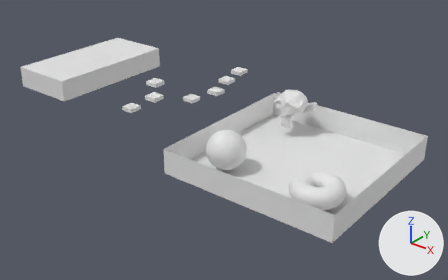
Before and after pictures for a commit that changed the Blender file blender/matura.blend.
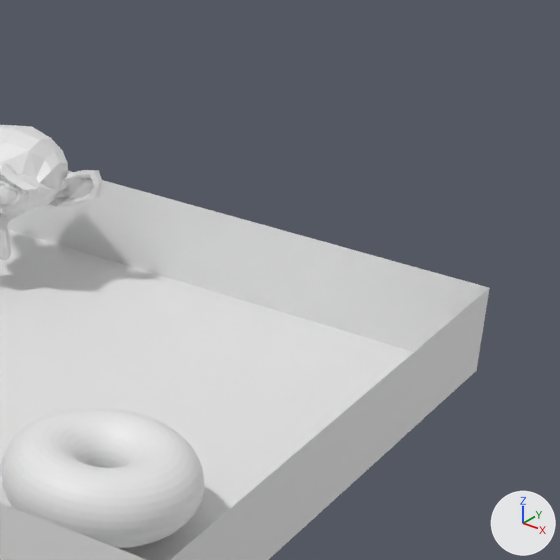
Each version is shown whole from a 50 mm lens placed at (242.0, -177.6, 110.5), pointed at (89.0, 13.6, -8.1), then close up on the part from 64% to 100% of the width and 19% to 76% of the height. Every picture has the same lights, and +X, +Y and +Z are marked at lower right. The older version's two pictures come first.

Before the edit, the objects in view are built like this:
```python
me_plane_007 = bpy.data.meshes.new('Plane.007')
me_plane_007.from_pydata([(100.0, 35.0, 10.0), (170.0, 35.0, 10.0), (100.0, 35.0, 0.0), (170.0, 35.0, 0.0)], [], [(0, 1, 3, 2)])
me_plane_011 = bpy.data.meshes.new('Plane.011')
me_plane_011.from_pydata([(100.0, -35.0, 0.0), (170.0, -35.0, 0.0), (100.0, 35.0, 0.0), (170.0, 35.0, 0.0)], [], [(0, 1, 3, 2)])
me_suzanne = bpy.data.meshes.new('Suzanne')
me_suzanne.from_pydata(...)  # 507 vertices, 500 faces; spans x 106.6..126.8, y 16.9..29.5, z 4.0..18.5
ob_plane_006 = bpy.data.objects.new('Plane.006', me_plane_007)
ob_plane_006.location = (0.0, 0.0, 0.0)
ob_plane_010 = bpy.data.objects.new('Plane.010', me_plane_011)
ob_plane_010.location = (0.0, 0.0, 0.0)
ob_suzanne = bpy.data.objects.new('Suzanne', me_suzanne)
ob_suzanne.location = (0.0, 0.0, 0.0)
# also in view: 'Plane.008' at (170.0, 0.0, 5.0); 'Plane.007' at (135.0, -35.0, 5.0); 'Torus' at (154.2, -18.1, 5.2)
```
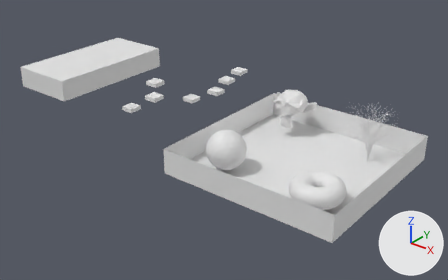
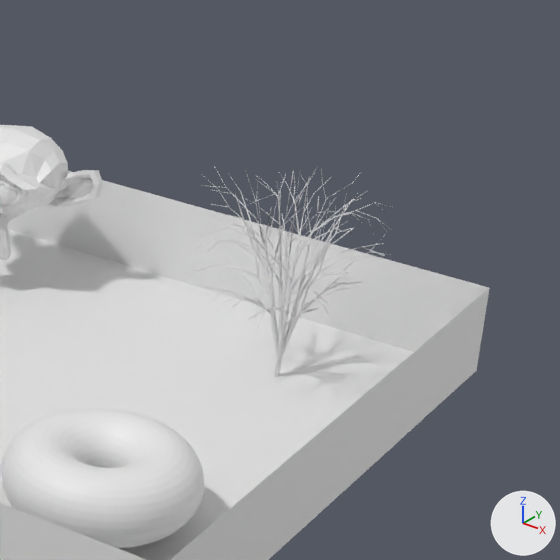
Changed parts and their boxes (x1, y1, x2, y2) in the close-ups (560 x 560 px):
'tree', added: after (193, 166, 391, 377)

Diff of the bpy script that builds the scene:
```diff
--- a/blender/matura.blend.py
+++ b/blender/matura.blend.py
@@ me_tree_002 @@
+me_tree_002.from_pydata(...)  # 1290 vertices, 1278 faces; spans x 143.2..163.1, y 8.2..30.2, z 0.0..23.4
+me_tree_002.polygons.foreach_set('use_smooth', [True] * 1278)
@@ ob_tree @@
+ob_tree = bpy.data.objects.new('tree', me_tree_002)
+ob_tree.location = (0.0, 0.0, 0.0)
```
